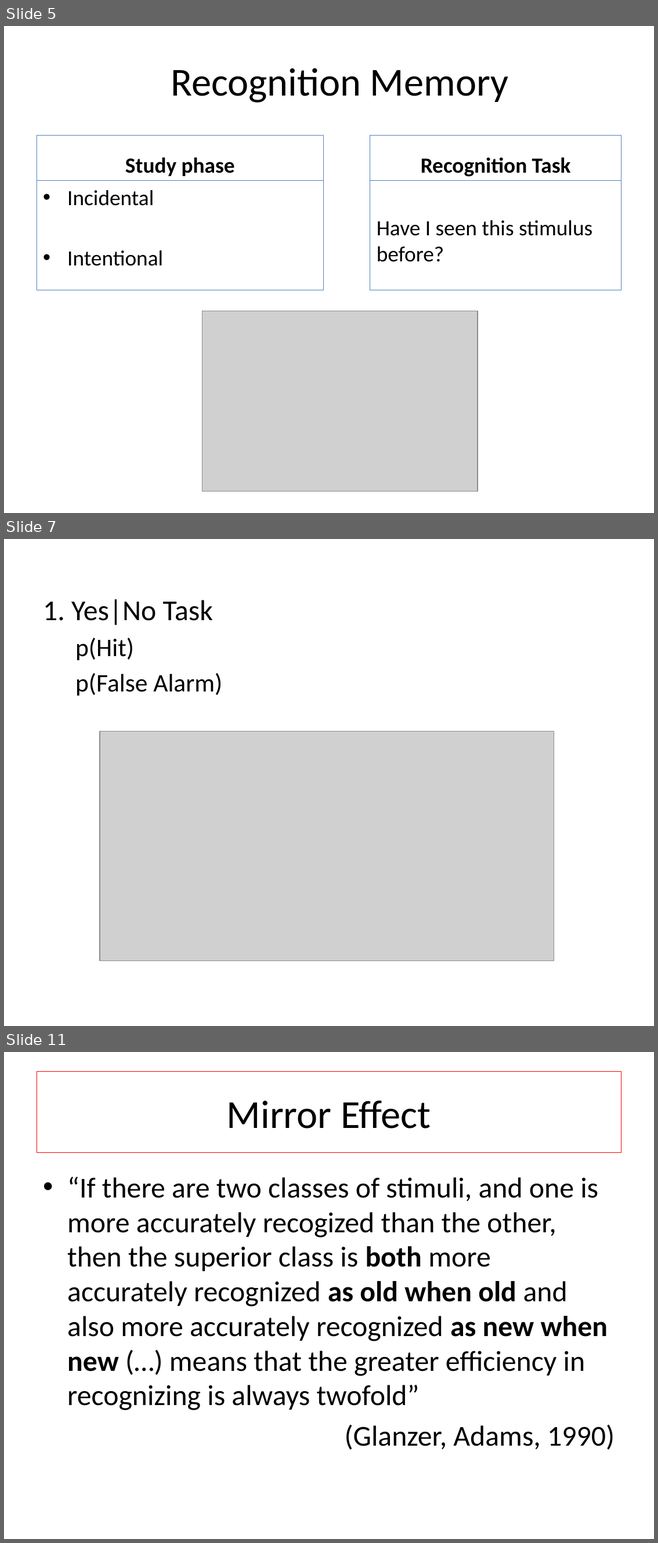
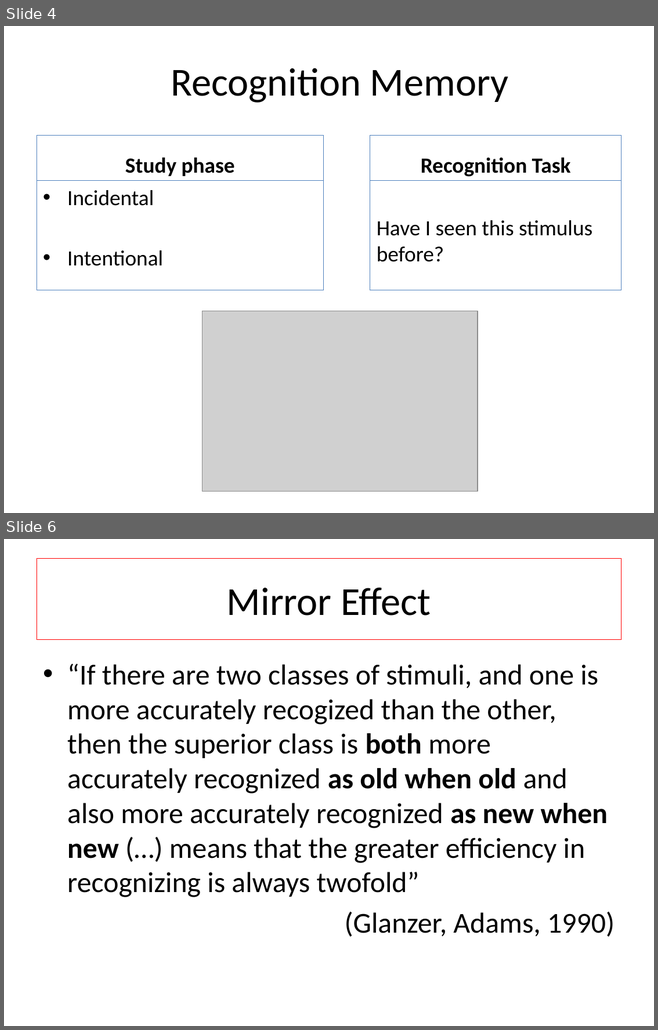
Before and after one commit to Adrifelcha/Adrifelcha, a slide deck: Tesis/Presentaciones/Felisa - Michael Lee.pptx. Shown one above the other, each under a label of ours: slides 5, 7 and 11 before the commit, slides 4 and 6 after it; the slides between them are not shown. The pictures are 658x1543 and 658x1030 pixels, drawn with LibreOffice and Linux fonts; fonts in the diff are those of the drawing; grey boxes stand for pictures. Boxes give left, top, right and bottom in pixels: in the first picture for what was removed or moved away, otherwise in the second. Text is boxed around its words. In the diff, an @@ line names an element or a change of style, - is before the commit and + after.

```diff
--- a/Tesis/Presentaciones/Felisa - Michael Lee.pptx
+++ b/Tesis/Presentaciones/Felisa - Michael Lee.pptx
@@ slide 7 removed at (4,539,654,1026), background #FFFFFF @@
@@ text removed at (43,599,222,696) @@
-1. Yes|No Task
-  p(Hit)
-  p(False Alarm)
@@ picture removed at (100,732,554,961) @@
@@ what was slide 5 is now slide 4 @@
@@ what was slide 11 is now slide 6 @@
```
Also in this commit, not shown: 2 slides changed, 1 slide added, 29 other slides removed, 6 other files.
